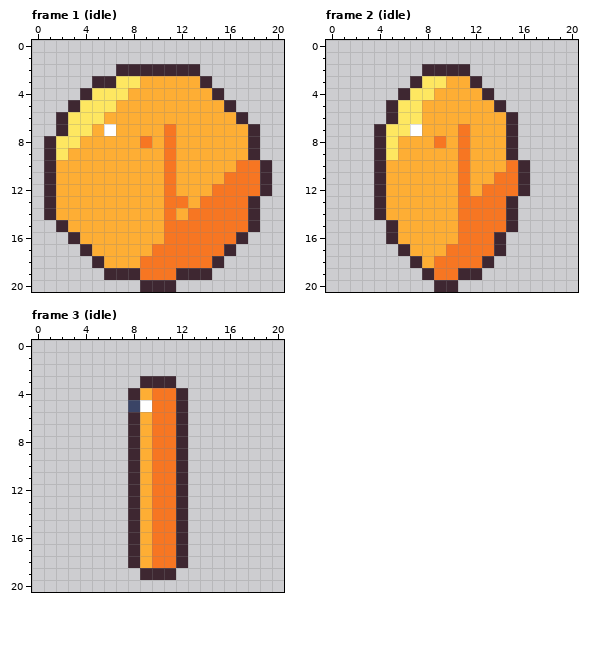
Edited in one commit: pixel-art file (art/minis/tip@88.aseprite). Above: the version before the commit.
25x25 pixels, 4 frames. Shown: frame 1 (idle), frame 2 (idle), frame 3 (idle). The old version is drawn lined up with the new one, on the new canvas. The commit also changed other frames, which this record leaves out.
Now the later version:
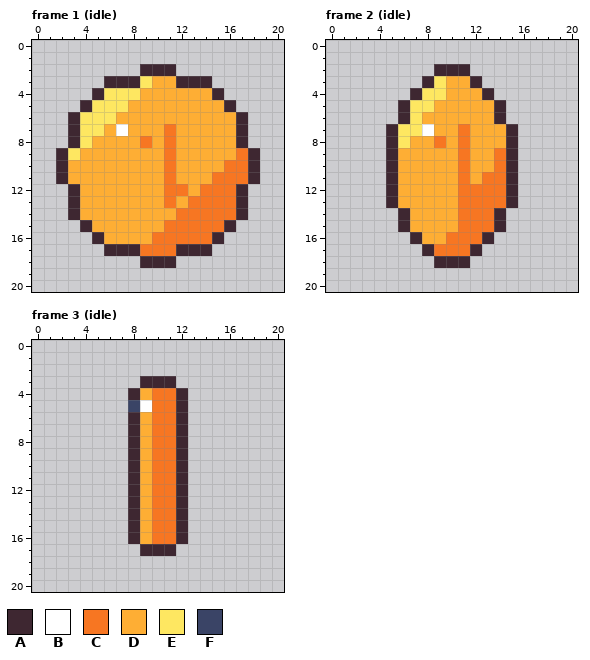
Palette (. is transparent): A #3e2731  B #ffffff  C #f77622  D #feae34  E #fee761  F #3a4466
What changed:
canvas 25x25 -> 21x21, the old top-left corner now at -2,-2 (the part of the old canvas that was cut away was empty and is not shown)
Frame 1 (idle):
y 2: x 7..8 AA -> ..; x 12..13 AA -> ..
y 3: x 5 A -> .; x 7..9 EED -> AAE; x 12..13 DD -> AA
y 4: x 4..5 AE -> .A; x 8 D -> E
y 5: x 3..4 AE -> .A; x 7 D -> E
y 6: x 2..3 AE -> .A; x 6 D -> E
y 7: x 2..3 AE -> .A; x 5..7 DBD -> EDB; x 17..18 DA -> A.
y 8: x 1..4 AEED -> ..AE; x 17..18 DA -> A.
y 9: x 1..3 AED -> .AE; x 17 D -> C
y 10: x 1..2 AD -> .A; x 16 D -> C; x 18..19 CA -> A.
y 11: x 1..2 AD -> .A; x 15 D -> C; x 18..19 CA -> A.
y 12: x 1..3 ADD -> ..A; x 12 D -> C; x 14 D -> C; x 17..19 CCA -> A..
y 13: x 1..3 ADD -> ..A; x 12..13 CD -> DC; x 17..18 CA -> A.
y 14: x 1..3 ADD -> ..A; x 11..12 CD -> DC; x 17..18 CA -> A.
y 15: x 2..4 ADD -> ..A; x 16..18 CCA -> A..
y 16: x 3..5 ADD -> ..A; x 10 D -> C; x 15..17 CCA -> A..
y 17: x 4..9 ADDDDD -> ..AAAC; x 12..16 CCCCA -> AAA..
y 18: x 5..15 ADDDCCCCCCA -> ....AAA....
y 19: x 6..14 AAACCCAAA -> .........
y 20: x 9..11 AAA -> ...
Frame 2 (idle):
y 2: x 8 A -> .
y 3: x 7..8 AE -> .A
y 4: x 6..7 AE -> .A; x 9 D -> E
y 5: x 5..6 AE -> .A; x 8 D -> E
y 6: x 5..6 AE -> .A; x 14..15 DA -> A.
y 7: x 4..5 AE -> .A; x 7..8 BD -> EB
y 8: x 4..6 AED -> .AE
y 9: x 4..5 AE -> .A; x 14 D -> C
y 10: x 4..5 AD -> .A; x 14..16 DCA -> CA.
y 11: x 4..5 AD -> .A; x 13 D -> C; x 15..16 CA -> A.
y 12: x 4..5 AD -> .A; x 12 D -> C; x 15..16 CA -> A.
y 13: x 4..5 AD -> .A
y 14: x 4..6 ADD -> ..A; x 14..15 CA -> A.
y 15: x 5..6 AD -> .A; x 14..15 CA -> A.
y 16: x 5..7 ADD -> ..A; x 10 D -> C; x 13..14 CA -> A.
y 17: x 6..9 ADDD -> ..AC; x 12..14 CCA -> A..
y 18: x 7..13 ADCCCCA -> ..AAA..
y 19: x 8..12 ACCAA -> .....
y 20: x 9..10 AA -> ..
Frame 3 (idle):
y 17: x 8..12 ADCCA -> .AAA.
y 18: x 8..12 ADCCA -> .....
y 19: x 9..11 AAA -> ...
Pixel boxes of the changes (left, top, right, bottom) in both pictures:
changed: (44, 64, 272, 292)
changed: (374, 64, 530, 292)
changed: (128, 544, 188, 580)
